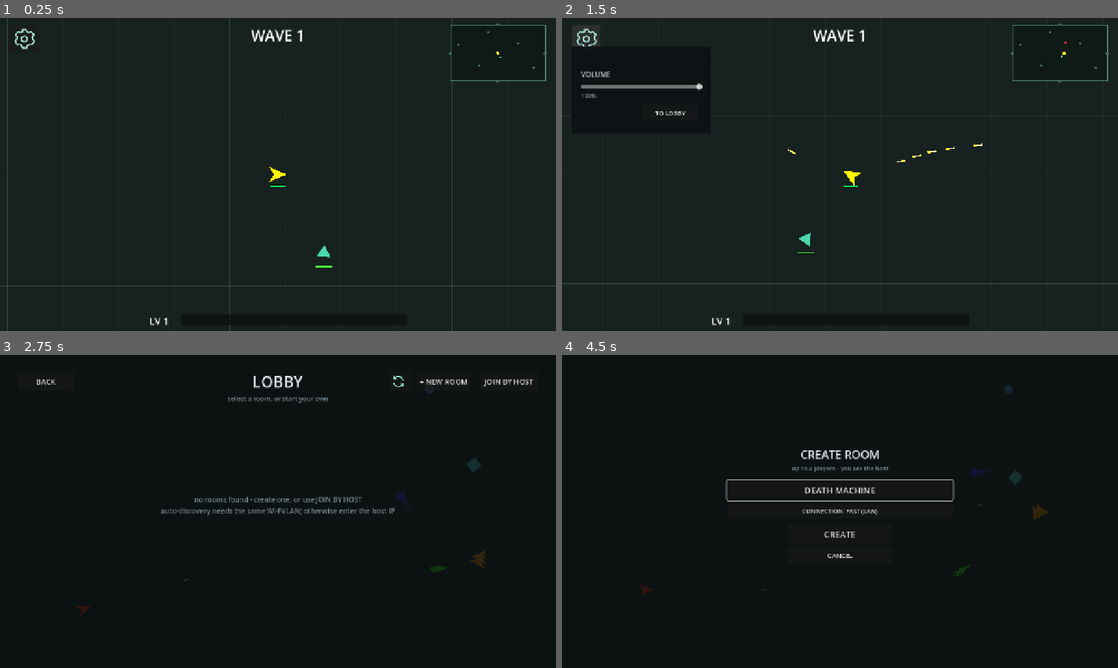
Above: before the commit, frames 1-4 (two rows, left to right).
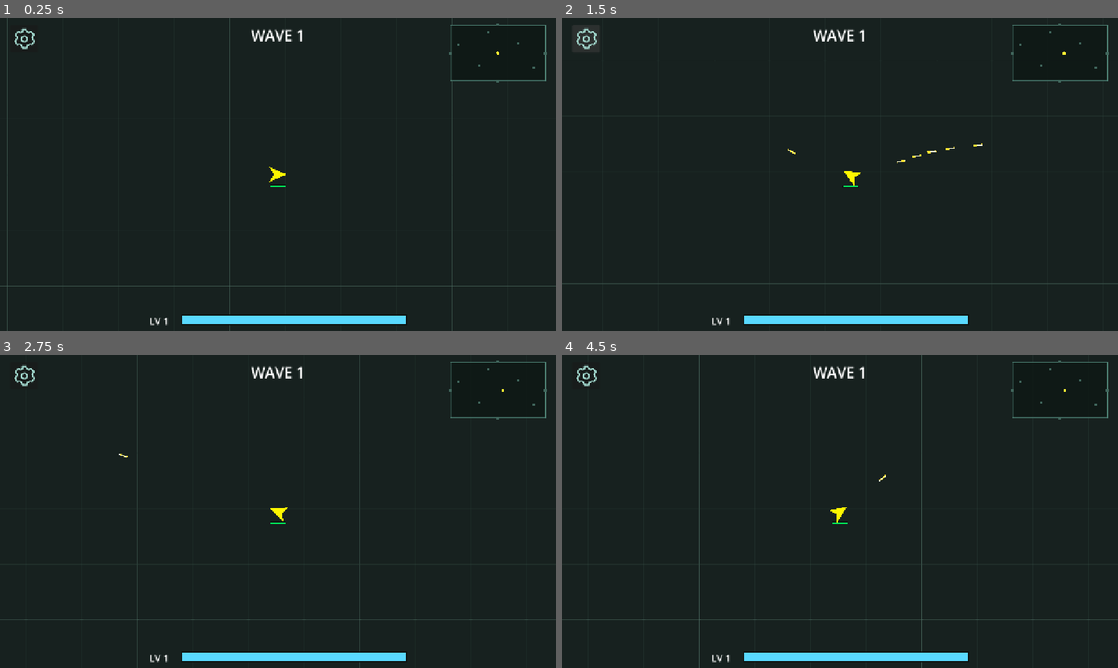
Above: after the commit, the same moments.

Repository: lmt1102011/MT-Space
Game: Godot game, scene res://scenes/main.tscn
Two runs of this game, one before a commit and one after it. Both use one fixed random seed, a clock stepped at 60 frames per second and the inputs below. This scene is started directly instead of the project's main scene.
Inputs (mouse positions are in pixels of both pictures, inside the frame that each line leads up to):
- Up to frame 1 (0.25 s): no input
- Up to frame 2 (1.5 s): tap Enter at 0.5 s; move the mouse to (962, 158) at 0.52 s; press the mouse at (962, 158) at 0.53 s; hold D (move_right) 0.53-1.25 s; release the mouse at (962, 158) at 1.25 s; click (584, 39) at 1.25 s
- Up to frame 3 (2.75 s): click (105, 448) at 2 s, where only the run before the commit has a clickable "TO LOBBY"
- Up to frame 4 (4.5 s): click (1006, 380) at 2.75 s, where only the run before the commit has a clickable "+ NEW ROOM"; click (840, 533) at 3.5 s, where only the run before the commit has a clickable "CREATE"; click (1006, 380) at 4.25 s, where only the run before the commit has a clickable "+ NEW ROOM"

The runs differ from the first frame. In frame 1, 1.1% of the frame differs, in the area x 32-91%, y 12-98%; in frame 2, 1.8%; in frame 3, 3.8%; in frame 4, 4.9%, in the area x 0-100%, y 0-100%.
Error after the commit: Parse Error: Cannot infer the type of "alive" variable because the value doesn't have a set type. (res://scripts/net.gd:912)

Commit message:
Synchronize multiplayer players enemies and projectiles

Diff:
--- a/scenes/remote_player.tscn
+++ b/scenes/remote_player.tscn
@@ -1,9 +1,14 @@
-[gd_scene load_steps=3 format=3 uid="uid://cremoteplayer1"]
+[gd_scene load_steps=4 format=3 uid="uid://cremoteplayer1"]
 
 [ext_resource type="Script" path="res://scripts/remote_player.gd" id="1_remote"]
 [ext_resource type="Texture2D" path="res://assets/player.svg" id="2_ship"]
 
-[node name="RemotePlayer" type="Node2D"]
+[sub_resource type="CircleShape2D" id="CircleShape2D_remote"]
+radius = 15.0
+
+[node name="RemotePlayer" type="CharacterBody2D" groups=["player"]]
+collision_layer = 1
+collision_mask = 12
 script = ExtResource("1_remote")
 
 [node name="Ship" type="Sprite2D" parent="."]
@@ -21,3 +26,6 @@
 theme_override_font_sizes/font_size = 11
 text = "PLAYER"
 horizontal_alignment = 1
+
+[node name="CollisionShape2D" type="CollisionShape2D" parent="."]
+shape = SubResource("CircleShape2D_remote")
--- a/scripts/charger_enemy.gd
+++ b/scripts/charger_enemy.gd
@@ -142,8 +142,9 @@
 
 
 func _get_player() -> Node2D:
-	if _player == null or not is_instance_valid(_player):
-		_player = get_tree().get_first_node_in_group("player")
+	if _player == null or not is_instance_valid(_player) or _player.get("net_alive") == false \
+		or not Net.is_host():
+		_player = Net.target_player(global_position)
 	return _player
 
 
@@ -172,7 +173,7 @@
 		return
 
 	_state_t += delta
-	if Game.player_dead:
+	if not Net.any_player_alive():
 		# the player is down: no hunting, no charging, just ambling about
 		_stroll_step(delta)
 		_update_charge_dash_visuals(delta)
@@ -189,7 +190,7 @@
 			_dash(delta)
 
 	# always look at the player, except while dashing (direction is locked)
-	if _state != State.DASH and not Game.player_dead:
+	if _state != State.DASH and Net.any_player_alive():
 		_face(target, delta)
 
 	_update_charge_dash_visuals(delta)
@@ -214,7 +215,7 @@
 	velocity = velocity.lerp(goal + _push, clampf(5.0 * delta, 0.0, 1.0))
 	move_and_slide()
 
-	if dist <= dash_range and not tired and not Game.player_dead:
+	if dist <= dash_range and not tired and Net.any_player_alive():
 		_state = State.CHARGE
 		_state_t = 0.0
 		Game.sfx("charge", -12.0, 0.95, 1.06)
@@ -243,7 +244,7 @@
 
 func _dash(delta: float) -> void:
 	# stop hitting a player that is already down
-	if Game.player_dead:
+	if not Net.any_player_alive():
 		_state = State.CHASE
 		_state_t = 0.0
 		velocity = Vector2.ZERO
--- a/scripts/double_enemy.gd
+++ b/scripts/double_enemy.gd
@@ -120,8 +120,9 @@
 
 
 func _get_player() -> Node2D:
-	if _player == null or not is_instance_valid(_player):
-		_player = get_tree().get_first_node_in_group("player")
+	if _player == null or not is_instance_valid(_player) or _player.get("net_alive") == false \
+		or not Net.is_host():
+		_player = Net.target_player(global_position)
 	return _player
 
 
@@ -151,7 +152,7 @@
 		var dist := to_player.length()
 		var dir := to_player / maxf(dist, 0.001)
 
-		if Game.player_dead:
+		if not Net.any_player_alive():
 			# the player is down: stop facing them and just drift about
 			_push = _push.move_toward(Vector2.ZERO, 600.0 * delta)
 			var stroll := _brain.wander(move_speed * 0.5, delta)
@@ -237,6 +238,8 @@
 		if _elite_crit > 0.0 and randf() < _elite_crit:
 			b.damage = int(round(b.damage * 2.0))
 		get_tree().current_scene.add_child(b)
+		Net.broadcast_enemy_bullet(b.global_position, b.direction, b.speed, b.damage,
+			b.burn, b.freeze, b.lifetime, b.beam_length, b.beam_width)
 
 
 func apply_push(impulse: Vector2) -> void:
--- a/scripts/enemy.gd
+++ b/scripts/enemy.gd
@@ -142,7 +142,7 @@
 		_steer = EnemyAI.steer(self, _drift)
 	# blend steering into drift while keeping rough speed
 	var target_vel := _drift * slow_factor + _steer * slow_factor + _push
-	if Game.player_dead:
+	if not Net.any_player_alive():
 		# the player is down: wander about instead of drifting in a straight line
 		_wander_t -= delta
 		if _wander_t <= 0.0:
@@ -158,6 +158,8 @@
 			var c := get_slide_collision(i)
 			var col := c.get_collider()
 			if col and col.is_in_group("player"):
+				if col.has_method("take_damage"):
+					col.take_damage(contact_damage)
 				continue
 			_drift = _drift.bounce(c.get_normal())
 			break
@@ -211,9 +213,9 @@
 
 
 func touch_player() -> void:
-	if Game.player_dead:
-		return
-	var target := get_tree().get_first_node_in_group("player")
+	if not Net.any_player_alive():
+		return
+	var target := Net.target_player(global_position)
 	if target and target.has_method("take_damage"):
 		target.take_damage(contact_damage)
 
--- a/scripts/enemy_bullet.gd
+++ b/scripts/enemy_bullet.gd
@@ -10,6 +10,7 @@
 @export var beam_width: float = 5.0
 
 var direction: Vector2 = Vector2.RIGHT
+var network_visual: bool = false
 var _beam: Sprite2D = null
 
 const EXPLOSION_SCENE := preload("res://scenes/explosion.tscn")
@@ -52,6 +53,9 @@
 
 
 func _on_body_entered(body: Node2D) -> void:
+	if network_visual:
+		_detonate()
+		return
 	if body.is_in_group("player"):
 		if body.has_method("take_damage"):
 			body.take_damage(damage)
--- a/scripts/net.gd
+++ b/scripts/net.gd
@@ -14,6 +14,7 @@
 const DISCOVERY_PORT := 27016
 const MAX_PLAYERS := 4
 const XP_DROP := preload("res://scripts/xp_pickup.gd")
+const ENEMY_BULLET := preload("res://scenes/enemy_bullet.tscn")
 # a room that stopped answering is dropped after this many seconds
 const ROOM_TTL := 15.0
 # A refresh sends a few quick discovery bursts so a host that misses one UDP
@@ -63,6 +64,7 @@
 var _unicast_scan_targets: Array[String] = []
 var _unicast_scan_index: int = 0
 var _net_timer: float = 0.0
+var _heartbeat_timer: float = 0.0
 var _enemy_timer: float = 0.0
 var _next_enemy_id: int = 1
 # how often the client says hello again until the host knows it
@@ -435,9 +437,9 @@
 func _process(delta: float) -> void:
 	# a heartbeat keeps the connection alive even when nothing else is sent
 	if _peer != null and _peer.get_connection_status() == MultiplayerPeer.CONNECTION_CONNECTED:
-		_net_timer -= delta
-		if _net_timer <= 0.0:
-			_net_timer = NET_TICK
+		_heartbeat_timer -= delta
+		if _heartbeat_timer <= 0.0:
+			_heartbeat_timer = 1.0
 			if not _hosting:
 				rpc_id(1, "_srv_ping")
 	# keep saying hello until the host has us in the room
@@ -462,7 +464,7 @@
 			_discovery_burst_timer = DISCOVERY_BURST_INTERVAL
 	_disc_timer -= delta
 	if _disc_timer <= 0.0:
-		_disc_timer = 0.5
+		_disc_timer = 0.05 if _hosting else 0.5
 		if _hosting:
 			# answer everyone who is looking for a room
 			while _discovery.get_available_packet_count() > 0:
@@ -737,6 +739,53 @@
 	return players[i]["color"] if i >= 0 else Color.WHITE
 
 
+# The host chooses among the local player and the remote-player proxies. This
+# keeps enemy AI from always locking onto the host's character.
+func target_player(from_position: Vector2) -> Node2D:
+	var best: Node2D = null
+	var best_distance := INF
+	for candidate in get_tree().get_nodes_in_group("player"):
+		var node := candidate as Node2D
+		if node == null or not is_instance_valid(node):
+			continue
+		if node.get("net_alive") == false or node.get("_dead") == true:
+			continue
+		var distance := from_position.distance_squared_to(node.global_position)
+		if distance < best_distance:
+			best_distance = distance
+			best = node
+	return best
+
+
+func any_player_alive() -> bool:
+	for candidate in get_tree().get_nodes_in_group("player"):
+		var node := candidate as Node2D
+		if node == null or not is_instance_valid(node):
+			continue
+		if node.get("net_alive") == false or node.get("_dead") == true:
+			continue
+		return true
+	return false
+
+
+# Damage to a remote player is decided by the host and applied by that player's
+# own process. This works for contact damage and enemy projectiles alike.
+func damage_remote_player(id: int, amount: float, burn: int = 0, freeze: int = 0) -> void:
+	if not _hosting or id <= 1:
+		return
+	rpc_id(id, "_cli_damage_player", amount, burn, freeze)
+
+
+func broadcast_enemy_bullet(pos: Vector2, direction: Vector2, speed: float,
+		damage: int, burn: int, freeze: int, lifetime: float,
+		beam_length: float = 20.0, beam_width: float = 5.0) -> void:
+	if not _hosting:
+		return
+	for pid in _client_ids():
+		rpc_id(pid, "_cli_enemy_bullet", pos, direction, speed, damage,
+			burn, freeze, lifetime, beam_length, beam_width)
+
+
 # --- enemies (the host owns the world) ---------------------------------------
 # The host spawns an enemy and tells the clients about it.
 func spawn_enemy(kind: String, pos: Vector2, params: Dictionary) -> int:
@@ -848,7 +897,7 @@
 func push_host_player() -> void:
 	if not _hosting:
 		return
-	var pl := get_tree().get_first_node_in_group("player")
+	var pl := get_tree().current_scene.get_node_or_null("Player")
 	if pl == null or not is_instance_valid(pl):
 		return
 	var pos: Vector2 = pl.global_position
@@ -857,8 +906,12 @@
 	var spr := pl.get_node_or_null("Sprite2D") as Node2D
 	if spr != null:
 		rot = spr.rotation
+	var hp_ratio := 1.0
+	if pl.has_method("max_hp_total"):
+		hp_ratio = float(pl.get("hp")) / float(pl.call("max_hp_total"))
+	var alive := pl.get("_dead") != true
 	for pid in _client_ids():
-		rpc_id(pid, "_cli_player_state", pos, rot, 1.0, true)
+		rpc_id(pid, "_cli_player_state", 1, pos, rot, hp_ratio, alive)
 
 
 @rpc("authority", "call_remote", "unreliable_ordered", 1)
@@ -880,21 +933,50 @@
 		return
 	_net_timer = NET_TICK
 	# the host is the one that needs to know where the player is
-	rpc_id(1, "_cli_player_state", pos, rot, hp, alive)
+	rpc_id(1, "_cli_player_state", my_id(), pos, rot, hp, alive)
 
 
 @rpc("any_peer", "call_remote", "unreliable_ordered", 1)
-func _cli_player_state(pos: Vector2, rot: float, hp: float, alive: bool) -> void:
+func _cli_player_state(player_id: int, pos: Vector2, rot: float,
+		hp: float, alive: bool) -> void:
 	var sender := _api.get_remote_sender_id()
 	# the host passes it on to the other players, they do not see each other
 	if _hosting:
 		for pid in _client_ids():
 			if pid != sender:
-				rpc_id(pid, "_cli_player_state", pos, rot, hp, alive)
+				rpc_id(pid, "_cli_player_state", player_id, pos, rot, hp, alive)
 	# the host tells the clients about its own player
-	var who := 1 if _hosting else sender
+	var who := player_id
 	if world != null and world.has_method("player_state"):
 		world.call("player_state", who, pos, rot, hp, alive)
+
+
+@rpc("authority", "call_remote", "reliable", 0)
+func _cli_damage_player(amount: float, burn: int, freeze: int) -> void:
+	var local_player := get_tree().current_scene.get_node_or_null("Player")
+	if local_player == null or not local_player.has_method("take_damage"):
+		return
+	local_player.take_damage(amount)
+	if local_player.has_method("apply_status"):
+		local_player.apply_status(burn, freeze)
+
+
+@rpc("authority", "call_remote", "unreliable_ordered", 1)
+func _cli_enemy_bullet(pos: Vector2, direction: Vector2, speed: float,
+		damage: int, burn: int, freeze: int, lifetime: float,
+		beam_length: float, beam_width: float) -> void:
+	var bullet := ENEMY_BULLET.instantiate()
+	bullet.global_position = pos
+	bullet.direction = direction
+	bullet.speed = speed
+	bullet.damage = damage
+	bullet.burn = burn
+	bullet.freeze = freeze
+	bullet.lifetime = lifetime
+	bullet.beam_length = beam_length
+	bullet.beam_width = beam_width
+	bullet.network_visual = true
+	get_tree().current_scene.add_child(bullet)
 
 
 # --- session ----------------------------------------------------------------
--- a/scripts/net_world.gd
+++ b/scripts/net_world.gd
@@ -126,6 +126,8 @@
 		n.set("_net_rot", row[2])
 		n.set("hp", int(row[3]))
 		n.set("_net_alive", row[4] == true)
+		if n.has_method("_update_bar"):
+			n.call("_update_bar")
 
 
 # A client says an enemy took a hit, the host applies it.
--- a/scripts/railgun_enemy.gd
+++ b/scripts/railgun_enemy.gd
@@ -157,8 +157,9 @@
 
 
 func _get_player() -> Node2D:
-	if _player == null or not is_instance_valid(_player):
-		_player = get_tree().get_first_node_in_group("player")
+	if _player == null or not is_instance_valid(_player) or _player.get("net_alive") == false \
+		or not Net.is_host():
+		_player = Net.target_player(global_position)
 	return _player
 
 
@@ -203,7 +204,7 @@
 		move_and_slide()
 		return
 
-	if Game.player_dead:
+	if not Net.any_player_alive():
 		# the player is down: stop aiming and drift about
 		var stroll := _brain.wander(move_speed * 0.5, delta)
 		var avoid := EnemyAI.steer(self, stroll)
@@ -231,7 +232,7 @@
 		if other and other.is_in_group("player") and other.has_method("take_damage"):
 			other.take_damage(contact_damage)
 
-	if _cooldown <= 0.0 and dist < engage_range and not Game.player_dead:
+	if _cooldown <= 0.0 and dist < engage_range and Net.any_player_alive():
 		_charging = true
 		_charge_t = 0.0
 		Game.sfx("charge", -12.0, 0.95, 1.06)
@@ -239,7 +240,7 @@
 
 # --- charging: hold still, track then lock, then fire ---------------------
 func _charge_step(delta: float, target: Node2D) -> void:
-	if Game.player_dead:
+	if not Net.any_player_alive():
 		# the player is down: abandon the charge
 		_charging = false
 		_charge_t = 0.0
@@ -255,7 +256,7 @@
 	velocity = Vector2.ZERO
 	move_and_slide()
 	if _charge_t >= charge_time:
-		if not Game.player_dead:
+		if Net.any_player_alive():
 			_fire_laser()
 		_charging = false
 		_charge_t = 0.0
@@ -288,6 +289,8 @@
 	cap.radius = maxf(laser_width * 0.5, 3.0)
 	cs.shape = cap
 	get_tree().current_scene.add_child(b)
+	Net.broadcast_enemy_bullet(b.global_position, b.direction, b.speed, b.damage,
+		b.burn, b.freeze, b.lifetime, b.beam_length, b.beam_width)
 	Game.sfx("laser", -8.0, 0.9, 1.1)
 
 
--- a/scripts/remote_player.gd
+++ b/scripts/remote_player.gd
@@ -1,4 +1,4 @@
-extends Node2D
+extends CharacterBody2D
 
 # Another player's ship. It does not think for itself: it chases the position
 # the network told it about, which keeps the movement smooth even though the
@@ -22,6 +22,7 @@
 
 
 func _ready() -> void:
+	add_to_group("player")
 	_sprite = $Ship
 	_sprite.modulate = net_color
 	_name_label = $Name
@@ -35,6 +36,10 @@
 func _refresh_name() -> void:
 	if _name_label != null:
 		_name_label.text = net_name
+	if _sprite != null:
+		var col := net_color
+		col.a = _sprite.modulate.a
+		_sprite.modulate = col
 
 
 func _process(delta: float) -> void:
@@ -52,3 +57,10 @@
 	# the ship fades out when its owner dies
 	var want := 1.0 if net_alive else 0.25
 	_sprite.modulate.a = lerpf(_sprite.modulate.a, want, 0.1)
+
+
+func take_damage(amount: float, _kind: String = "normal") -> void:
+	# This proxy only exists on the host. The real health belongs to the
+	# player's own process, so forward the hit to that peer.
+	if Net.is_host():
+		Net.damage_remote_player(net_id, amount)
--- a/scripts/shooter_enemy.gd
+++ b/scripts/shooter_enemy.gd
@@ -121,8 +121,9 @@
 
 
 func _get_player() -> Node2D:
-	if _player == null or not is_instance_valid(_player):
-		_player = get_tree().get_first_node_in_group("player")
+	if _player == null or not is_instance_valid(_player) or _player.get("net_alive") == false \
+		or not Net.is_host():
+		_player = Net.target_player(global_position)
 	return _player
 
 
@@ -152,7 +153,7 @@
 		var dist := to_player.length()
 		var dir := to_player / maxf(dist, 0.001)
 
-		if Game.player_dead:
+		if not Net.any_player_alive():
 			# the player is down: stop aiming and just drift about
 			_push = _push.move_toward(Vector2.ZERO, 600.0 * delta)
 			var stroll := _brain.wander(move_speed * 0.5, delta)
@@ -236,6 +237,8 @@
 	if _elite_crit > 0.0 and randf() < _elite_crit:
 		b.damage = int(round(b.damage * 2.0))
 	get_tree().current_scene.add_child(b)
+	Net.broadcast_enemy_bullet(b.global_position, b.direction, b.speed, b.damage,
+		b.burn, b.freeze, b.lifetime, b.beam_length, b.beam_width)
 
 
 func apply_push(impulse: Vector2) -> void:
